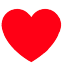
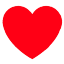
Comparing the layer stacks of the two 64 x 64 images. Changes:
painted on "pngegg" over box(1, 5, 63, 63)
